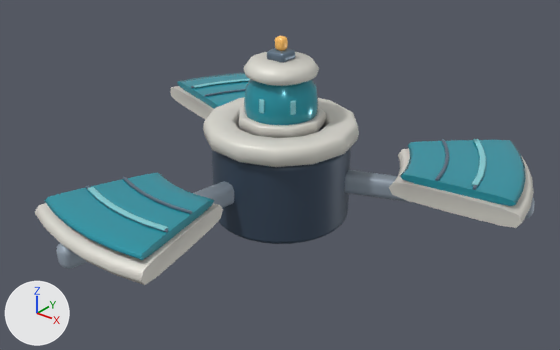
One commit to the glTF model space-battleship/assets/galaxy/v3/buildings/stellar_energy_array/stellar_energy_array_lv1.glb: the scene before it, then after it.
One viewpoint serves both versions: a 50 mm camera at (7.29, -8.84, 6.42) aimed at (0.29, -0.1, 1.0). Lighting does not change. The marker at lower left points along +X, +Y and +Z. The picture after the commit comes second. Where no turn or scale is listed for an object, it has been applied to the vertices. Vertices at exactly the same position are counted once.

The first picture shows 'Structure'.
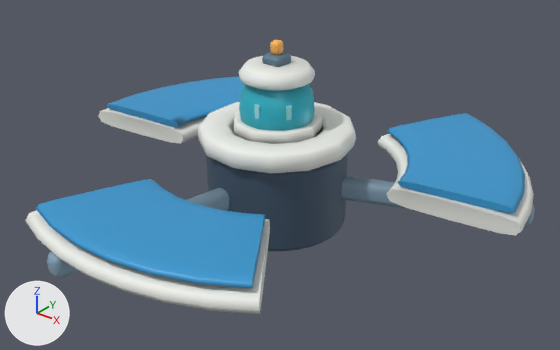
Boxes [x1, y1, x2, y2] around the edits, measured in the pictures (560 x 350 px; the box of a moved part takes in the faces that stretch with it):
'Structure', reshaped, moved (10% taller): before [35, 36, 535, 285]; after [25, 40, 535, 314]
part 1 of me_cylinder_005, deleted: before [85, 79, 486, 233]
part 2 of me_cylinder_005, moved or reshaped: before [394, 140, 534, 222]; after [378, 113, 534, 230]
part 3 of me_cylinder_005, moved or reshaped: before [170, 73, 249, 120]; after [98, 76, 245, 144]
part 4 of me_cylinder_005, moved or reshaped: before [35, 173, 223, 285]; after [25, 179, 270, 314]
part 5 of me_cylinder_005, recoloured: before [35, 36, 535, 274]; after [25, 40, 535, 291]
part 6 of me_cylinder_005, recoloured: before [44, 73, 526, 254]; after [35, 76, 525, 277]

What changed in the scene script:
```text
Add mat_galaxytoonsolar:
    mat_galaxytoonsolar = bpy.data.materials.new('GalaxyToonSolar')
    mat_galaxytoonsolar.use_nodes = True; mat_galaxytoonsolar.node_tree.nodes.clear()
    _N = mat_galaxytoonsolar.node_tree.nodes; _L = mat_galaxytoonsolar.node_tree.links
    n0 = _N.new('ShaderNodeBsdfPrincipled'); n0.name = 'Principled BSDF'
    n0.inputs[1].default_value = 0.06  # 'Metallic'
    n0.inputs[2].default_value = 0.48  # 'Roughness'
    n1 = _N.new('ShaderNodeOutputMaterial'); n1.name = 'Material Output'
    n2 = _N.new('ShaderNodeVertexColor'); n2.name = 'Color Attribute'
    _L.new(n0.outputs[0], n1.inputs[0])  # 'BSDF' to 'Surface'
    _L.new(n2.outputs[0], n0.inputs[0])  # 'Color' to 'Base Color'
Change me_cylinder_005:
    used by ob_structure; location = (-0.08, 0.39, 0.7)
    remove me_cylinder_005.from_pydata(...)  # 2684 vertices, 5148 faces; spans x -3.87..4.03, y -4.05..3.26, z -0.7..2.4
    add me_cylinder_005.from_pydata(...)  # 2144 vertices, 4104 faces; spans x -4.05..4.03, y -4.05..3.7, z -0.7..2.4
    me_cylinder_005 part 1: 9 loose pieces with 648 vertices, spanning x -3.12..3.26, y -3.3..2.6, z 0.57..0.61, are deleted
    me_cylinder_005 part 2: 102 vertices moved from x 1.49..3.94, y 0.46..2.71, z 0.15..0.57 to x 1.25..3.92, y 0.5..3.15, z 0.15..0.57; 18 vertices removed from x 1.44..2.96, y 1.34..2.76, z 0.16..0.57; 54 vertices added at x 0.8..2.66, y 1.48..3.7, z 0.15..0.57
    me_cylinder_005 part 3: 102 vertices moved from x -3.8..-1.36, y 0.6..2.93, z 0.15..0.57 to x -3.9..-1.39, y 0.19..2.87, z 0.15..0.57; 18 vertices removed from x -3.87..-1.88, y 0.58..1.24, z 0.16..0.57; 54 vertices added at x -4.05..-1.93, y -0.42..0.78, z 0.15..0.57
    me_cylinder_005 part 4: 102 vertices moved from x -1.14..0.89, y -4.05..-1.89, z 0.15..0.57 to x -1.06..1.62, y -4.05..-1.9, z 0.15..0.57; 18 vertices removed from x 0.42..0.91, y -3.95..-1.92, z 0.16..0.57; 54 vertices added at x 0.64..2.37, y -3.83..-1.6, z 0.15..0.57
    me_cylinder_005 part 5: 3702 kept faces spanning x -3.9..4.03, y -4.05..3.26, z -0.7..2.4 get new vertex colours
    me_cylinder_005 part 6: 327 faces spanning x -3.83..3.87, y -3.9..3.15, z 0.44..0.57 switch from mat_galaxytoonglass to mat_galaxytoonsolar
Change ob_structure:
    ob_structure.location: (-0.08, 0.39, 0.7) -> (0.01, 0.18, 0.7)
```
